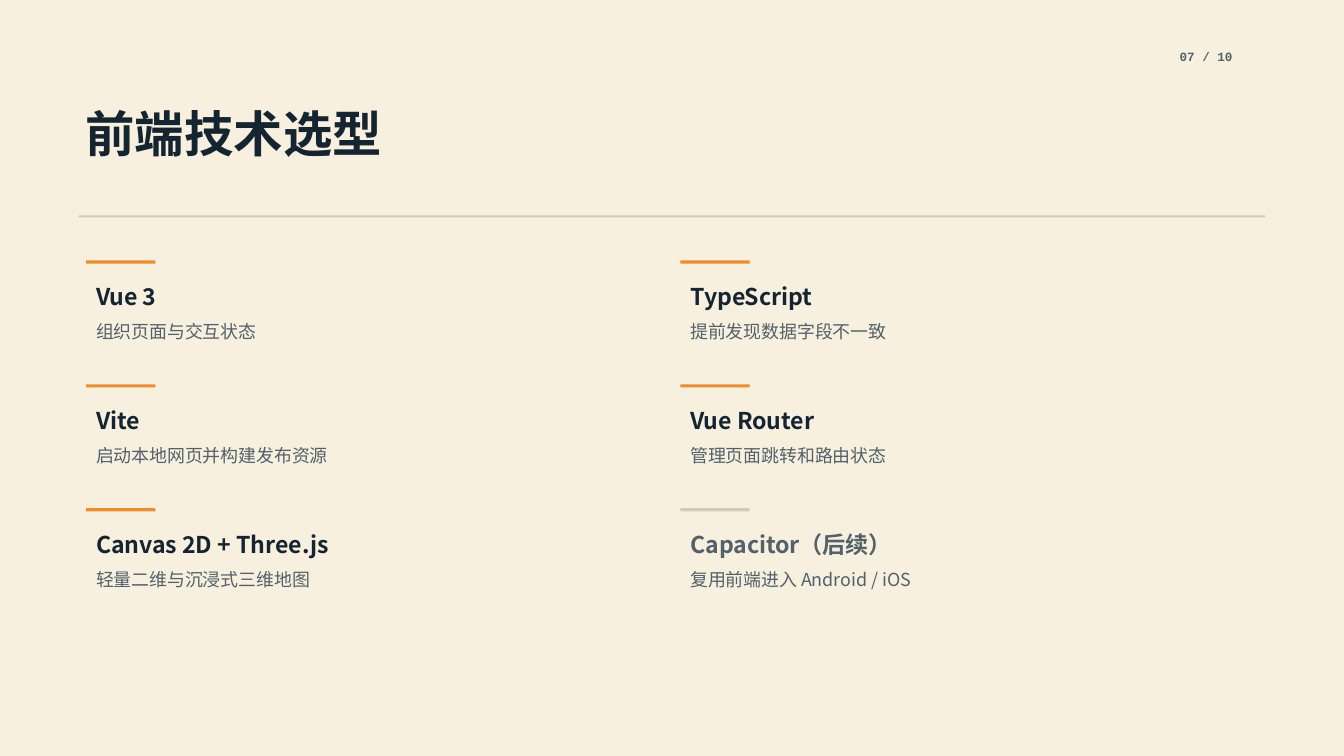
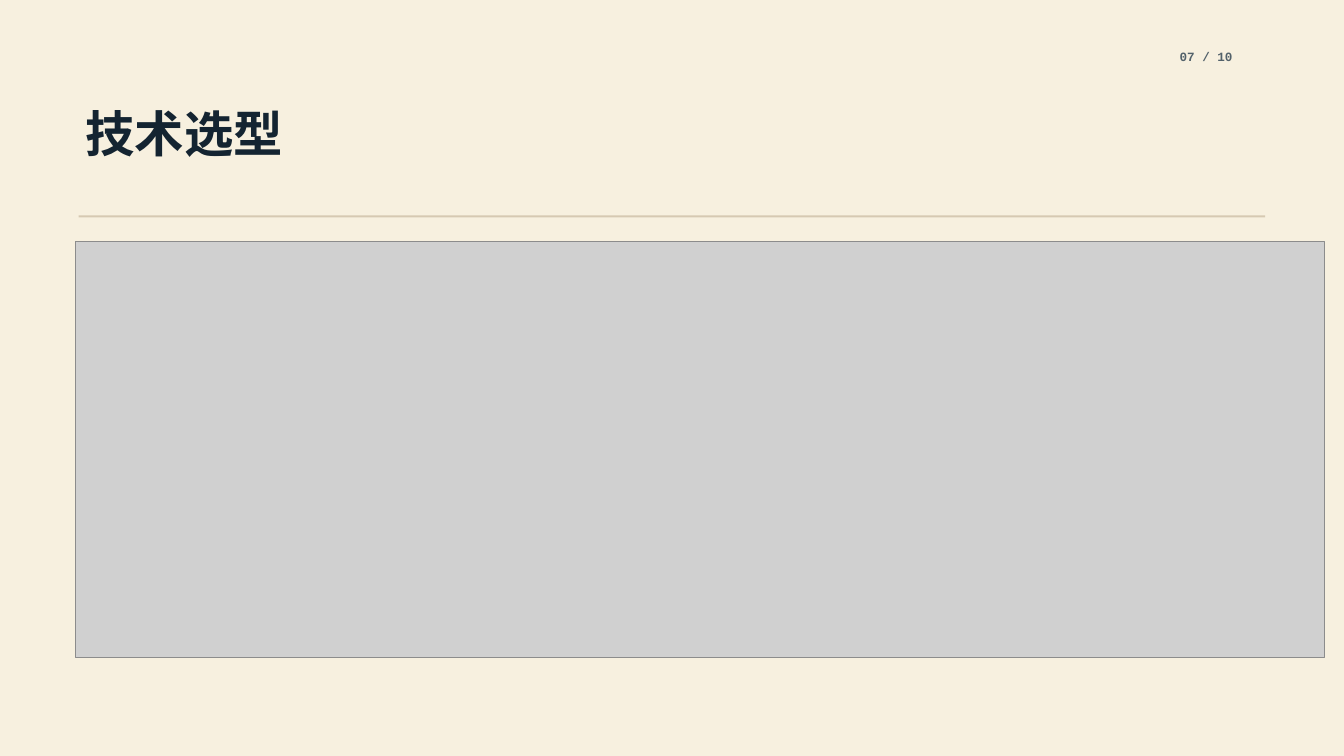
Before and after one commit to TomoriKaho/Livelife, a slide deck: slide 7 of 第一次报告/课堂报告1.pptx. Drawn at 1344x756 pixels with LibreOffice and Linux fonts; fonts in the diff are those of the drawing; grey boxes stand for pictures. Boxes give left, top, right and bottom in pixels: in the first picture for what was removed or moved away, otherwise in the second. Text is boxed around its words. In the diff, an @@ line names an element or a change of style, - is before the commit and + after.

```diff
--- a/第一次报告/课堂报告1.pptx
+++ b/第一次报告/课堂报告1.pptx
@@ text at box(85, 110, 283, 157): text changed @@
-前端技术选型
+技术选型
@@ picture added at box(76, 242, 1325, 657) @@
@@ rectangle removed at box(86, 260, 155, 263) @@
@@ rectangle removed at box(681, 260, 750, 263) @@
@@ text removed at box(96, 288, 157, 306) @@
-Vue 3
@@ text removed at box(690, 286, 812, 310) @@
-TypeScript
@@ text removed at box(96, 323, 256, 340) @@
-组织页面与交互状态
@@ text removed at box(690, 323, 886, 340) @@
-提前发现数据字段不一致
@@ rectangle removed at box(86, 384, 155, 387) @@
@@ rectangle removed at box(681, 384, 750, 387) @@
@@ text removed at box(96, 410, 140, 430) @@
-Vite
@@ text removed at box(690, 412, 814, 430) @@
-Vue Router
@@ text removed at box(96, 447, 328, 464) @@
-启动本地网页并构建发布资源
@@ text removed at box(690, 447, 886, 464) @@
-管理页面跳转和路由状态
@@ rectangle removed at box(86, 508, 155, 511) @@
@@ rectangle removed at box(681, 508, 750, 511) @@
@@ text removed at box(96, 534, 328, 558) @@
-Canvas 2D + Three.js
@@ text removed at box(690, 533, 892, 558) @@
-Capacitor（后续）
@@ text removed at box(96, 571, 310, 588) @@
-轻量二维与沉浸式三维地图
@@ text removed at box(690, 571, 911, 588) @@
-复用前端进入 Android / iOS
```
Also in this commit, not shown: 1 other slide changed, 1 slide removed.
